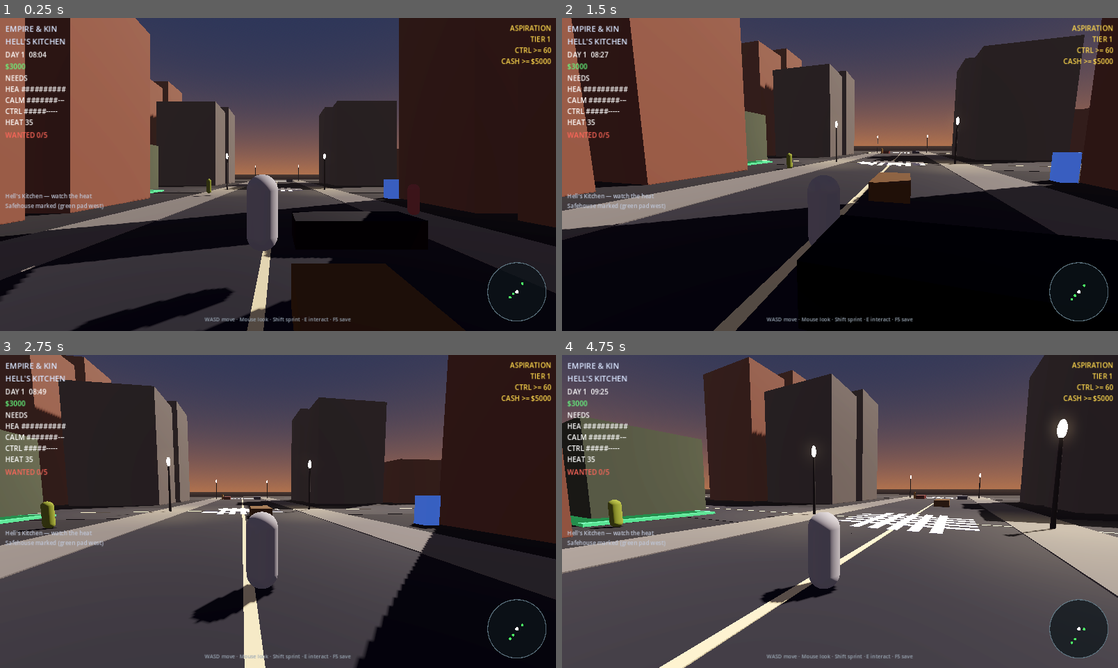
Above: before the commit, frames 1-4 (two rows, left to right).
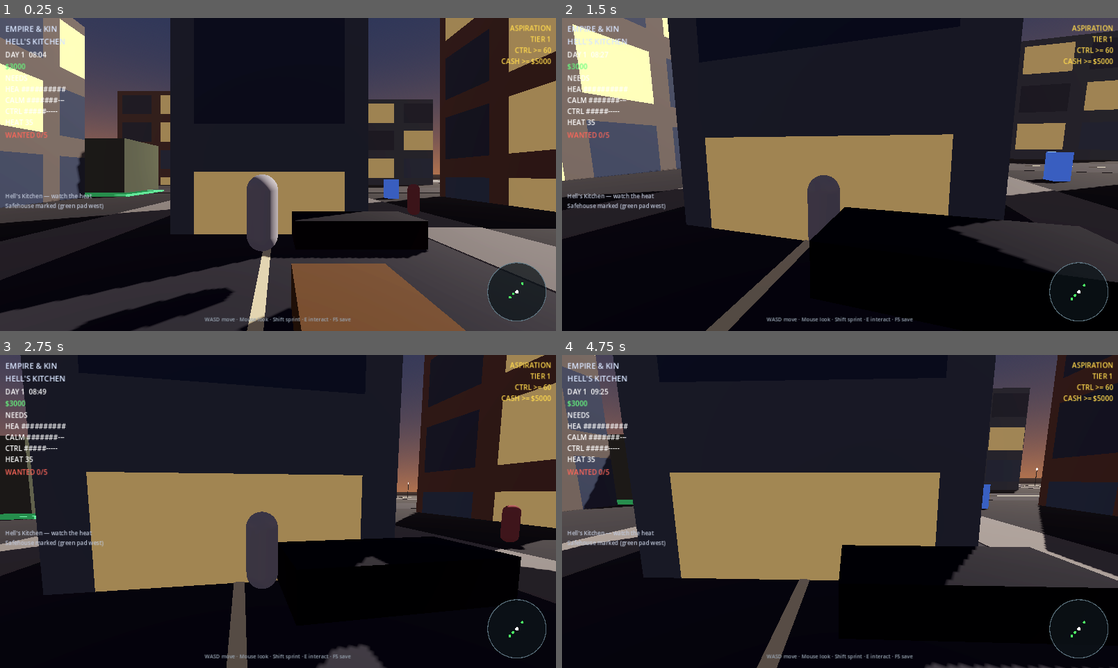
Above: after the commit, the same moments.

Repository: 5mil/empire-and-kin
Game: Godot game, scene res://scenes/main.tscn
The game is run twice, just before and just after one commit, with the same random seed, the same clock (stepped at 60 frames per second) and the same inputs.
Inputs (mouse positions are in pixels of both pictures, inside the frame that each line leads up to):
- Up to frame 1 (0.25 s): no input
- Up to frame 2 (1.5 s): tap Enter at 0.5 s; move the mouse to (867, 174) at 0.52 s; hold E (interact) 0.53-1.28 s; hold W (move_forward) from 0.53 s (still down); move the mouse to (812, 174) at 1.27 s; tap 1 at 1.35 s
- Up to frame 3 (2.75 s): keep holding W (move_forward); move the mouse to (289, 505) at 2.02 s; tap 2 at 2.1 s
- Up to frame 4 (4.75 s): keep holding W (move_forward); move the mouse to (834, 517) at 2.77 s; tap E (interact) at 2.85 s; move the mouse to (878, 514) at 3.52 s; tap 1 at 3.6 s; move the mouse to (795, 508) at 4.27 s; tap 2 at 4.35 s

The runs differ from the first frame. In frame 1, 61% of the frame differs, in the area x 0-100%, y 0-100%; in frame 2, 52%; in frame 3, 66%; in frame 4, 83%.

Commit message:
godot: HK loads footprint JSON + window facade shader-ish materials

Diff:
--- a/godot/scripts/districts/hells_kitchen_block.gd
+++ b/godot/scripts/districts/hells_kitchen_block.gd
@@ -1,5 +1,5 @@
 extends Node3D
-## Hell's Kitchen playable slice — real street rules + street dressing.
+## Hell's Kitchen — roads from real street rules + optional footprint JSON lots.
 
 @export var avenue_count: int = 3
 @export var street_count: int = 4
@@ -7,9 +7,7 @@
 @export var street_spacing: float = 45.0
 @export var road_width: float = 12.0
 @export var sidewalk_width: float = 3.5
-@export var building_depth: float = 14.0
-@export var building_min_h: float = 8.0
-@export var building_max_h: float = 28.0
+@export var use_footprint_json: bool = true
 
 func _ready() -> void:
 	_build_grid()
@@ -18,8 +16,6 @@
 func _build_grid() -> void:
 	var mat_road := _mat(Color(0.14, 0.14, 0.16), 0.95)
 	var mat_walk := _mat(Color(0.38, 0.37, 0.35), 0.9)
-	var mat_brick := _mat(Color(0.42, 0.26, 0.20), 0.88)
-	var mat_brick2 := _mat(Color(0.32, 0.30, 0.28), 0.85)
 	var mat_line := _mat(Color(0.75, 0.72, 0.55), 0.7)
 	var mat_xwalk := _mat(Color(0.85, 0.85, 0.82), 0.75)
 	var mat_pole := _mat(Color(0.15, 0.15, 0.15), 0.6)
@@ -44,7 +40,6 @@
 			for li in range(street_count):
 				var lz: float = origin.z + li * street_spacing
 				_add_lamp(Vector3(sx, 0.0, lz), mat_pole)
-				# Parked cars on curb every other lamp
 				if li % 2 == 0 and ai == 1:
 					var car_x: float = x + side * (road_width * 0.35)
 					_add_parked_car(Vector3(car_x, 0.45, lz + 6.0), mat_car if side > 0 else mat_car2)
@@ -56,7 +51,6 @@
 		_add_static_box(Vector3(xc, 0.05, z), Vector3(length, 0.1, road_width), mat_road, true)
 		_add_static_box(Vector3(xc, 0.11, z), Vector3(length * 0.9, 0.02, 0.25), mat_line, false)
 
-	# Crosswalks at intersections
 	for ai in range(avenue_count):
 		for si in range(street_count):
 			var ix: float = origin.x + ai * avenue_spacing
@@ -66,6 +60,10 @@
 				_add_static_box(Vector3(ix + o, 0.12, iz), Vector3(0.6, 0.02, road_width * 0.7), mat_xwalk, false)
 				_add_static_box(Vector3(ix, 0.12, iz + o), Vector3(road_width * 0.7, 0.02, 0.6), mat_xwalk, false)
 
+	if use_footprint_json and _load_footprint_buildings():
+		return
+
+	# Fallback procedural lots
 	var rng := RandomNumberGenerator.new()
 	rng.seed = 1948
 	for ai in range(avenue_count - 1):
@@ -75,13 +73,91 @@
 			var lot_w: float = avenue_spacing - road_width - sidewalk_width * 2.0 - 4.0
 			var lot_d: float = street_spacing - road_width - sidewalk_width * 2.0 - 4.0
 			for row in range(2):
-				var h: float = rng.randf_range(building_min_h, building_max_h)
+				var h: float = rng.randf_range(8.0, 28.0)
 				var bw: float = lot_w * 0.42
-				var bd: float = minf(building_depth, lot_d * 0.4)
+				var bd: float = minf(14.0, lot_d * 0.4)
 				var ox: float = cx + (row - 0.5) * (lot_w * 0.5)
-				var mat: Material = mat_brick if (ai + si + row) % 2 == 0 else mat_brick2
-				_add_static_box(Vector3(ox, h * 0.5, cz - lot_d * 0.25), Vector3(bw, h, bd), mat, true)
-				_add_static_box(Vector3(ox, h * 0.45, cz + lot_d * 0.25), Vector3(bw * 0.95, h * 0.9, bd), mat, true)
+				_add_building(Vector3(ox, h * 0.5, cz - lot_d * 0.25), Vector3(bw, h, bd), ai + si + row)
+				_add_building(Vector3(ox, h * 0.45, cz + lot_d * 0.25), Vector3(bw * 0.95, h * 0.9, bd), ai + si + row + 3)
+
+func _load_footprint_buildings() -> bool:
+	var path := "res://data/hells_kitchen_footprint.json"
+	if not FileAccess.file_exists(path):
+		return false
+	var f := FileAccess.open(path, FileAccess.READ)
+	var data: Variant = JSON.parse_string(f.get_as_text())
+	if typeof(data) != TYPE_DICTIONARY or not data.has("buildings"):
+		return false
+	var i := 0
+	for b in data["buildings"]:
+		var x: float = float(b.get("x", 0))
+		var z: float = float(b.get("z", 0))
+		var w: float = float(b.get("w", 10))
+		var d: float = float(b.get("d", 10))
+		var h: float = float(b.get("h", 12))
+		_add_building(Vector3(x, h * 0.5, z), Vector3(w, h, d), i)
+		i += 1
+	return true
+
+func _add_building(pos: Vector3, size: Vector3, seed_i: int) -> void:
+	var body := StaticBody3D.new()
+	body.position = pos
+	var mesh_i := MeshInstance3D.new()
+	var box := BoxMesh.new()
+	box.size = size
+	mesh_i.mesh = box
+	mesh_i.material_override = _facade_material(seed_i, size)
+	body.add_child(mesh_i)
+	var col := CollisionShape3D.new()
+	var shape := BoxShape3D.new()
+	shape.size = size
+	col.shape = shape
+	body.add_child(col)
+	add_child(body)
+
+func _facade_material(seed_i: int, size: Vector3) -> Material:
+	# Procedural window grid via spatial shader
+	var sh := Shader.new()
+	sh.code = """
+shader_type spatial;
+render_mode cull_back, diffuse_burley, specular_schlick_ggx;
+uniform vec3 brick_color : source_color = vec3(0.42, 0.26, 0.20);
+uniform vec3 window_color : source_color = vec3(0.15, 0.2, 0.28);
+uniform vec3 lit_window : source_color = vec3(1.0, 0.85, 0.5);
+uniform float floors = 6.0;
+uniform float bays = 4.0;
+uniform float lit_chance = 0.35;
+uniform float seed = 1.0;
+void fragment() {
+	vec2 uv = UV;
+	// Use world-ish via UV from default box
+	float fy = floor(uv.y * floors);
+	float fx = floor(uv.x * bays);
+	float frame = step(0.12, fract(uv.x * bays)) * step(fract(uv.x * bays), 0.88)
+		* step(0.15, fract(uv.y * floors)) * step(fract(uv.y * floors), 0.85);
+	float n = fract(sin(dot(vec2(fx, fy) + seed, vec2(12.9898, 78.233))) * 43758.5453);
+	vec3 win = mix(window_color, lit_window, step(1.0 - lit_chance, n));
+	vec3 col = mix(brick_color, win, frame);
+	ALBEDO = col;
+	ROUGHNESS = 0.85;
+	EMISSION = win * frame * step(0.5, n) * 0.35;
+}
+"""
+	var mat := ShaderMaterial.new()
+	mat.shader = sh
+	var bricks := [
+		Color(0.42, 0.26, 0.20),
+		Color(0.32, 0.30, 0.28),
+		Color(0.38, 0.22, 0.18),
+		Color(0.28, 0.32, 0.35),
+	]
+	var bc: Color = bricks[seed_i % bricks.size()]
+	mat.set_shader_parameter("brick_color", Vector3(bc.r, bc.g, bc.b))
+	mat.set_shader_parameter("floors", clampf(size.y / 3.2, 3.0, 12.0))
+	mat.set_shader_parameter("bays", clampf(size.x / 3.0, 3.0, 10.0))
+	mat.set_shader_parameter("seed", float(seed_i) * 17.0)
+	mat.set_shader_parameter("lit_chance", 0.4)
+	return mat
 
 func _mat(c: Color, rough: float) -> StandardMaterial3D:
 	var m := StandardMaterial3D.new()
